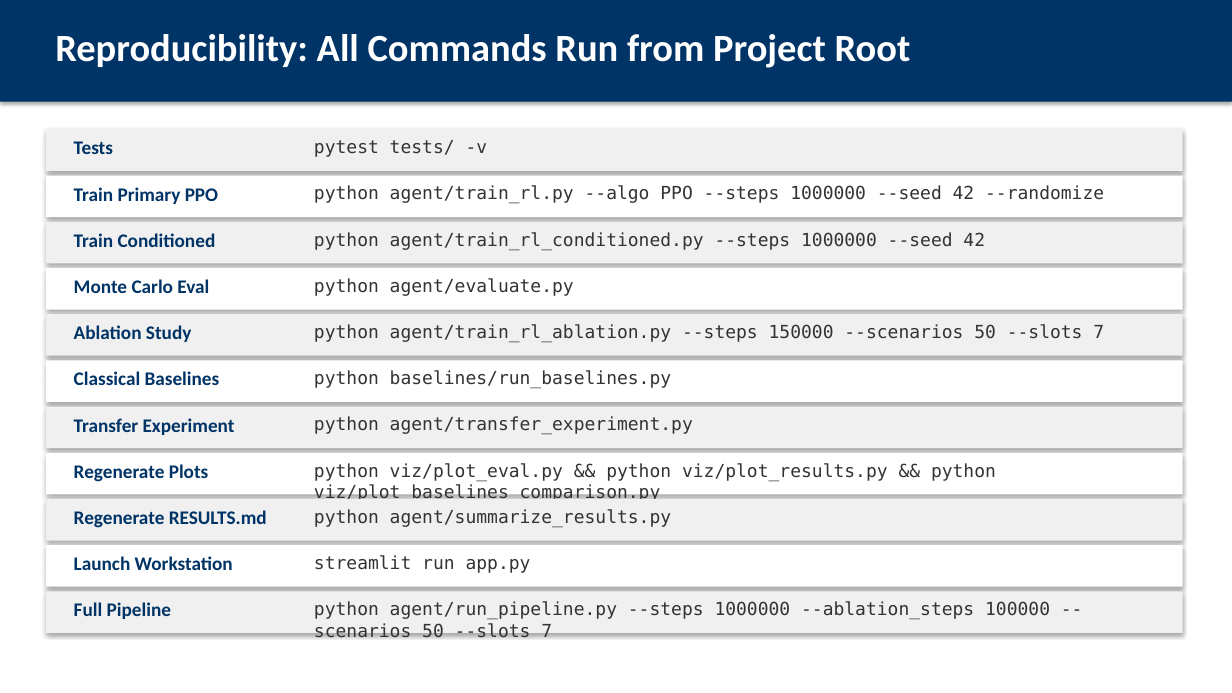
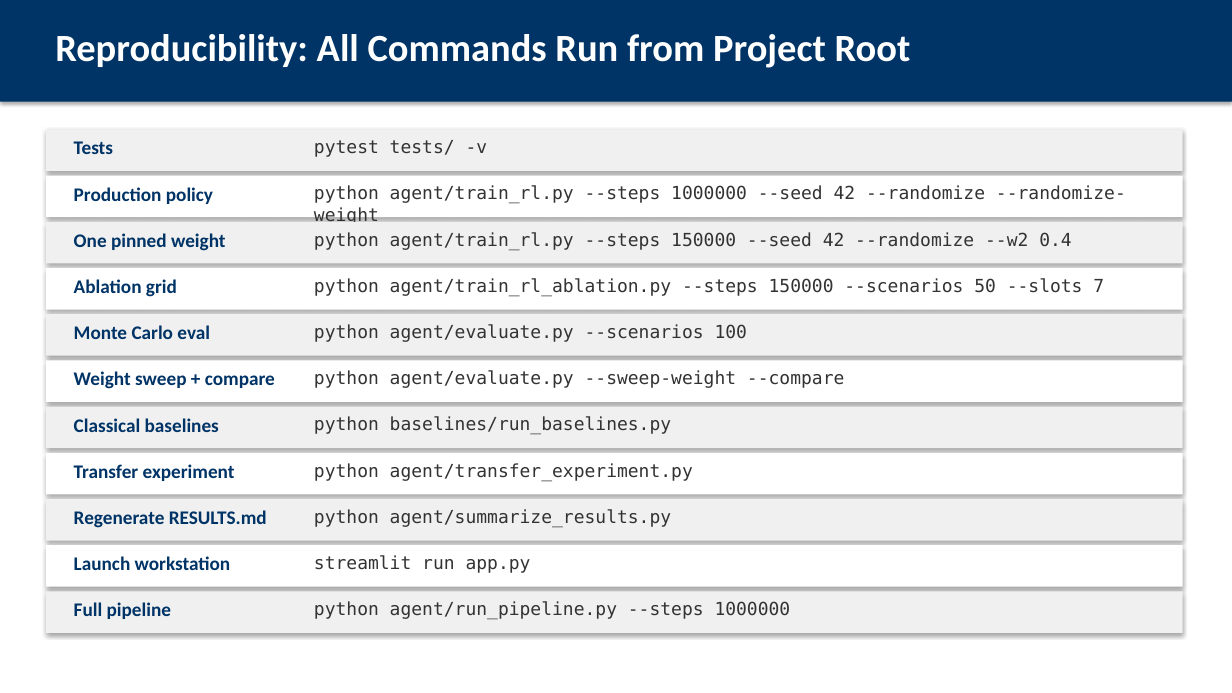
Before and after one commit to AbhinandIITM/AI-in-Mfg, a slide deck: slide 17 of report/presentation.pptx (slide 16 before the commit). Drawn at 1232x693 pixels with LibreOffice and Linux fonts; fonts in the diff are those of the drawing. Boxes give left, top, right and bottom in pixels: in the first picture for what was removed or moved away, otherwise in the second. Text is boxed around its words. In the diff, an @@ line names an element or a change of style, - is before the commit and + after.

Commit message:
docs: bring the documentation in line with the consolidated project
Every number in the README, the consolidated PROJECT.md, the audit report, the
LaTeX report and the slide deck now comes from the artifacts that were
regenerated after the consolidation onto the single environment.

- One registration, an 11-dimensional observation, one training script and
  one evaluation script are described everywhere.
- The Monte Carlo sweep, the ablation, the runtime weight sweep, the
  baselines and the transfer experiment carry the new measurements.
- The frontier is symmetric now: across the non-dominated weights the
  removal rate falls 8.4% and the energy of the part falls 9.5%, with the
  spindle speed falling with the energy weight.
- The transfer experiment has four arms, and the reading changed with the
  observation: a policy trained across a distribution of materials reaches
  the harder alloy with no adaptation at all, while the nominal-trained
  source policy needs fine tuning or training from scratch. The earlier
  claim that fine tuning does not adapt was measured with an observation
  that could not see the material, and it is corrected rather than
  quietly dropped.
- The audit report's dispositions are updated where the consolidation
  invalidated the measurement behind them, and the observation statistics
  were re-measured on the 11-dimensional policy.

```diff
--- a/report/presentation.pptx
+++ b/report/presentation.pptx
@@ text at bbox=[74, 187, 213, 204]: text changed @@
-Train Primary PPO
+Production policy
@@ text at bbox=[314, 185, 1126, 222]: text changed @@
-python agent/train_rl.py --algo PPO --steps 1000000 --seed 42 --randomize
+python agent/train_rl.py --steps 1000000 --seed 42 --randomize --randomize-weight
@@ text at bbox=[74, 233, 226, 251]: text changed @@
-Train Conditioned
+One pinned weight
@@ text at bbox=[314, 232, 1071, 250]: text changed @@
-python agent/train_rl_conditioned.py --steps 1000000 --seed 42
+python agent/train_rl.py --steps 150000 --seed 42 --randomize --w2 0.4
@@ text at bbox=[74, 279, 177, 297]: text changed @@
-Ablation Study
+Ablation grid
@@ text at bbox=[314, 278, 1104, 297]: text changed @@
-python agent/evaluate.py
+python agent/train_rl_ablation.py --steps 150000 --scenarios 50 --slots 7
@@ text at bbox=[74, 325, 210, 339]: text changed @@
-Monte Carlo Eval
+Monte Carlo eval
@@ text at bbox=[314, 324, 747, 342]: text changed @@
-python agent/train_rl_ablation.py --steps 150000 --scenarios 50 --slots 7
+python agent/evaluate.py --scenarios 100
@@ text added at bbox=[74, 371, 275, 389], 15 pt, text #003366, bold @@
+Weight sweep + compare
@@ text at bbox=[314, 370, 844, 388]: text changed @@
-python baselines/run_baselines.py
+python agent/evaluate.py --sweep-weight --compare
@@ text at bbox=[74, 418, 219, 432]: text changed @@
-Classical Baselines
+Classical baselines
@@ text at bbox=[314, 416, 671, 435]: text changed @@
-python agent/transfer_experiment.py
+python baselines/run_baselines.py
@@ text at bbox=[74, 464, 235, 481]: text changed @@
-Transfer Experiment
+Transfer experiment
@@ text removed at bbox=[74, 464, 209, 482] @@
-Regenerate Plots
@@ text at bbox=[314, 463, 693, 481]: text changed @@
-python viz/plot_eval.py && python viz/plot_results.py && python viz/plot_baselines_comparison.py
+python agent/transfer_experiment.py
@@ text at bbox=[74, 556, 231, 570]: text changed @@
-Launch Workstation
+Launch workstation
@@ text at bbox=[74, 602, 171, 619]: text changed @@
-Full Pipeline
+Full pipeline
@@ text at bbox=[314, 601, 791, 620]: text changed @@
-python agent/run_pipeline.py --steps 1000000 --ablation_steps 100000 --scenarios 50 --slots 7
+python agent/run_pipeline.py --steps 1000000
```
Also in this commit, not shown: 9 other slides changed, 4 slides added, 3 slides removed, 50 other files.
